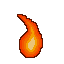
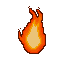
Before/after of a 64px x 64px layered artwork. What changed in the layer stack:
painted on "tail" over [left=17, top=6, right=46, bottom=58]
